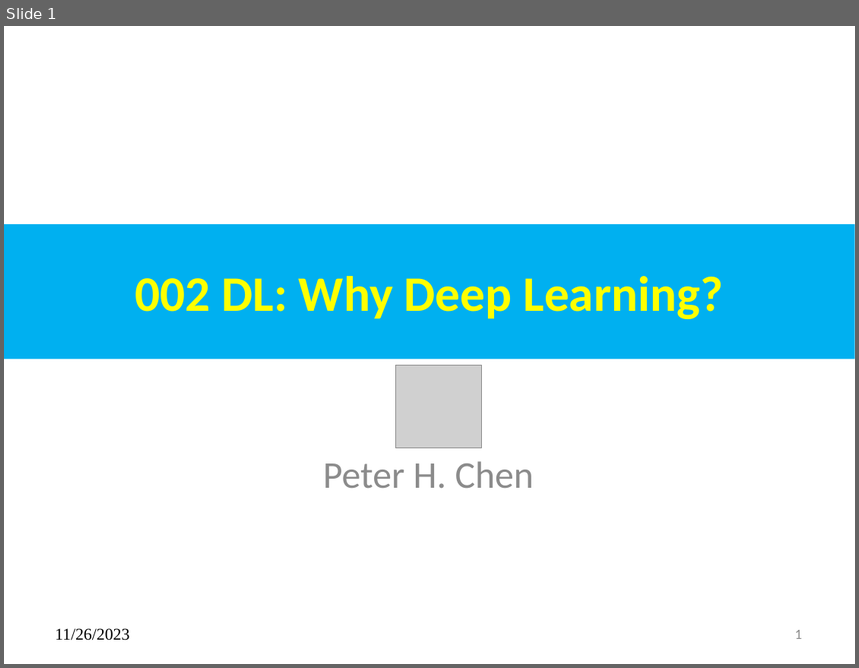
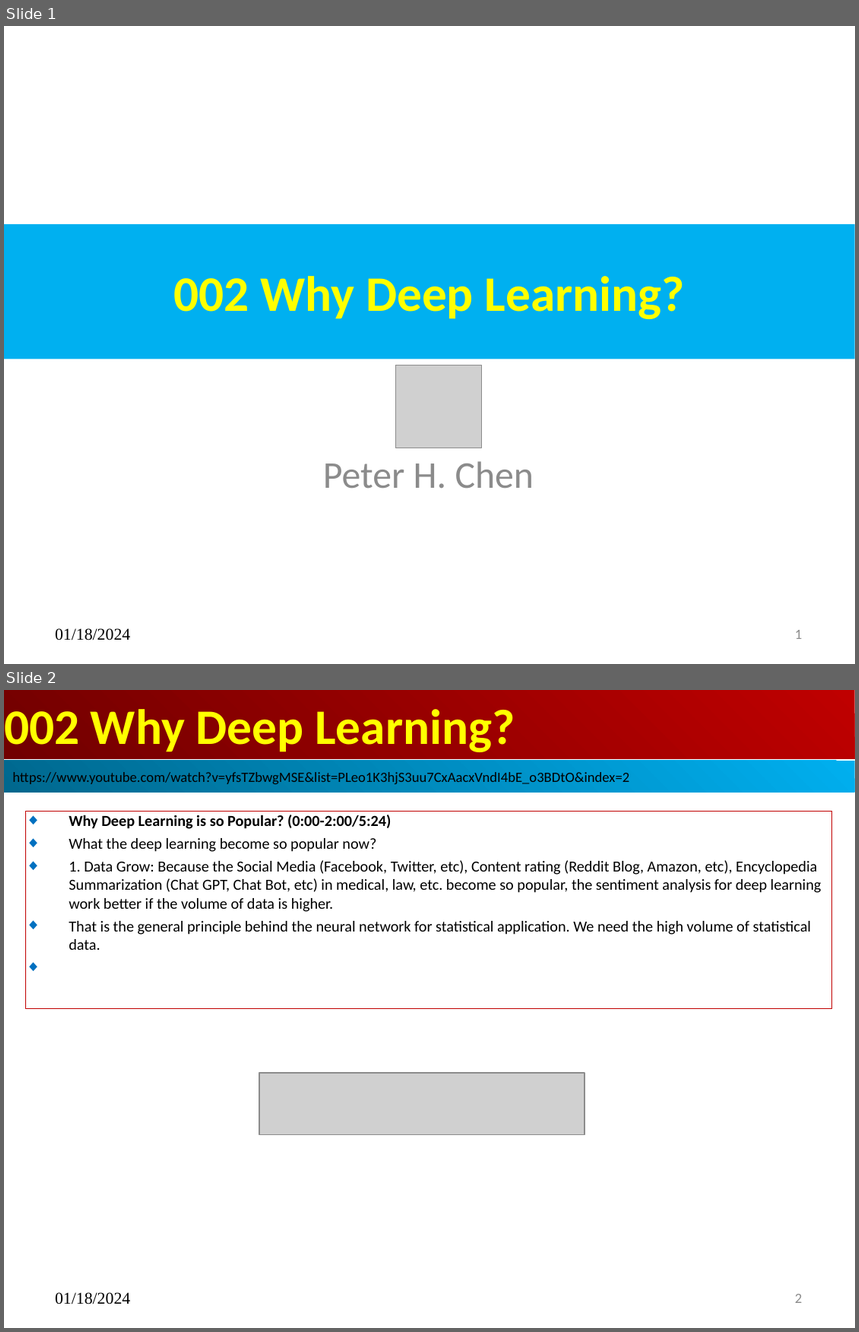
Before and after one commit to peterhchen/AIU_CS512_DL, a slide deck: 000_Lecture_Project/w01_Intro/02_Why_DP.pptx. Shown one above the other, each under a label of ours: slide 1 before the commit, slides 1 and 2 after it. The pictures are 859x668 and 859x1332 pixels, drawn with LibreOffice and Linux fonts; fonts in the diff are those of the drawing; grey boxes stand for pictures. Boxes give left, top, right and bottom in pixels: in the first picture for what was removed or moved away, otherwise in the second. Text is boxed around its words. In the diff, an @@ line names an element or a change of style, - is before the commit and + after.

```diff
--- a/000_Lecture_Project/w01_Intro/02_Why_DP.pptx
+++ b/000_Lecture_Project/w01_Intro/02_Why_DP.pptx
@@ slide 2 added at <box>4,690,855,1328</box>, background #FFFFFF @@
@@ title added at <box>4,690,855,759</box>, fill gradient #BF0000 to #710000, 42 pt, text #FFFF00, bold @@
+002 Why Deep Learning?
@@ rectangle added at <box>4,761,854,792</box>, fill gradient #00AFEF to #00688E, 12 pt, text #000000 @@
+https://www.youtube.com/watch?v=yfsTZbwgMSE&list=PLeo1K3hjS3uu7CxAacxVndI4bE_o3BDtO&index=2
@@ subtitle added at <box>25,811,832,1009</box>, outline #C00000 0 pt, 13 pt, text #000000 @@
+◆ Why Deep Learning is so Popular? (0:00-2:00/5:24)
+◆ What the deep learning become so popular now?
+◆ 1. Data Grow: Because the Social Media (Facebook, Twitter, etc), Content rating (Reddit Blog, Amazon, etc), Encyclopedia Summarization (Chat GPT, Chat Bot, etc) in medical, law, etc. become so popular, the sentiment analysis for deep learning work better if the volume of data is higher.
+◆ That is the general principle behind the neural network for statistical application. We need the high volume of statistical data.
@@ picture added at <box>259,1073,585,1135</box> @@
@@ text added at <box>55,1293,130,1305</box>, 14 pt, text #000000 @@
+01/18/2024
@@ page number added at <box>795,1294,802,1303</box>, 12 pt, text #8B8B8B @@
+2
@@ slide 1 changed as well @@
@@ title at <box>173,276,685,319</box>: text changed @@
-002 DL: Why Deep Learning?
+002 Why Deep Learning?
@@ text at <box>55,629,130,641</box>: text changed @@
-11/26/2023
+01/18/2024
```
Also in this commit, not shown: 4 other slides added, 4 slides removed.
